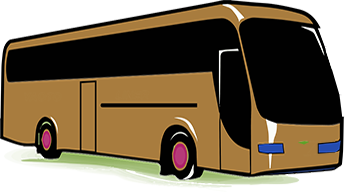
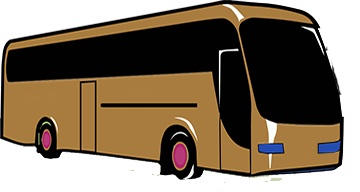
Layer changes from the first w=360, h=192 image to the second:
painted on "<Path> + <Path> + <Path> + <Path> + <Path> + <Path>" over (1, 0, 345, 190)
removed group "<Group>" (1st of 2, in "Layer 1") (1 layers) from group "Layer 1" over (1, 0, 345, 190)
removed layer "<Group>" (2nd of 2, in "Layer 1" › "<Group>") from group "<Group>" over (1, 0, 345, 190)
